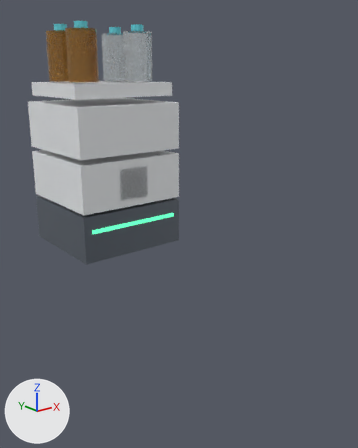
Two versions of the glTF model game/assets/apparatus/SM_HPLC_System.glb, one commit apart.
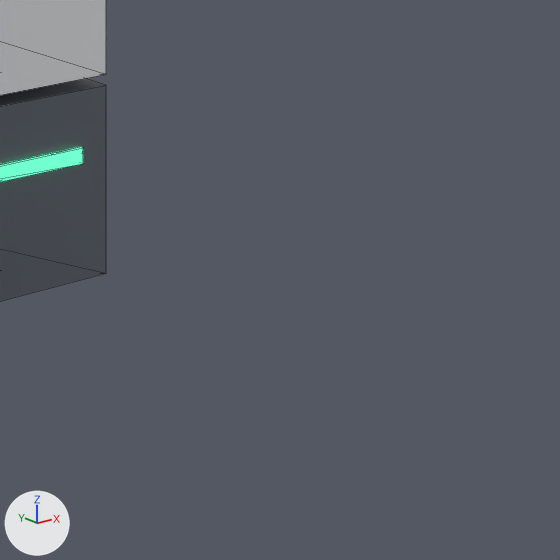
The first picture shows the older version from a camera (50 mm lens) standing at (-1.026, -1.769, 0.696) and looking at (0.104, -0.355, 0.13). The close-ups show the older and then the newer version on the part from 44% to 78% of the width and 40% to 68% of the height of that picture. Only the edits that show in the close-ups are written down. The axes (+X, +Y, +Z) are drawn at lower left. The lights are the same throughout. The close-ups show mesh edges as thin lines. Where no turn or scale is listed for an object, it has been applied to the vertices.

In view in the first close-up: 'HPLC_AutosamplerModule', 'HPLC_DetectorModule', 'HPLC_StatusLED'.
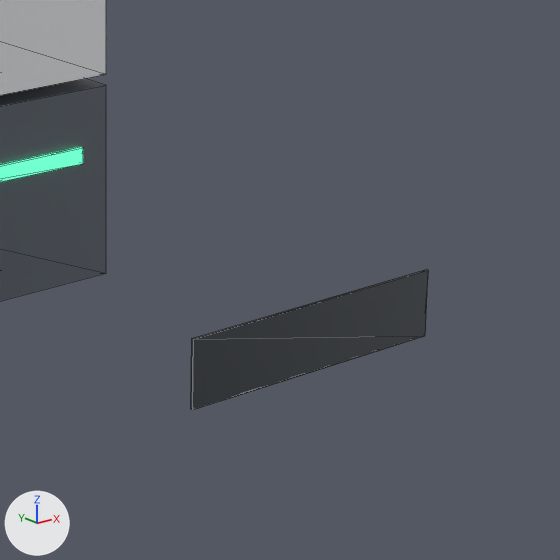
Changed parts and their boxes (x1, y1, x2, y2) in the close-ups (560 x 560 px):
'Detail_RatingPlate', added: after (191, 270, 428, 410)

Diff of the bpy script that builds the scene:
```diff
--- a/game/assets/apparatus/SM_HPLC_System.glb.py
+++ b/game/assets/apparatus/SM_HPLC_System.glb.py
@@ mat_m_detailplate @@
+mat_m_detailplate = principled_material('M_DetailPlate')
+mat_m_detailplate.base_color = (0.05, 0.06, 0.07)  # dark grey #3f454b
+mat_m_detailplate.metallic = 0.4
+mat_m_detailplate.roughness = 0.45
@@ me_cube_005 @@
+me_cube_005.from_pydata(...)  # a box spanning x -0.11..0.11, y -0.001..0.001, z -0.025..0.025
+me_cube_005.materials.append(mat_m_detailplate)  # dark grey #3f454b
@@ ob_detail_ratingplate @@
+ob_detail_ratingplate = bpy.data.objects.new('Detail_RatingPlate', me_cube_005)
+ob_detail_ratingplate.location = (0.0, -0.714, 0.139)
```
